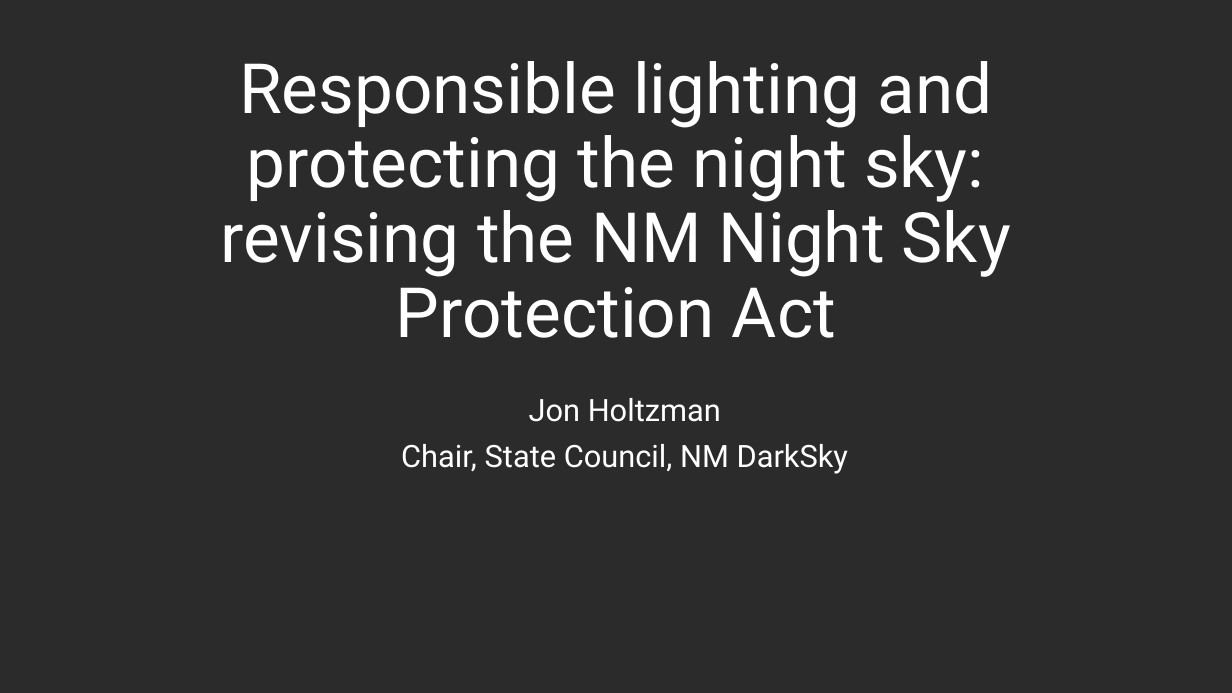
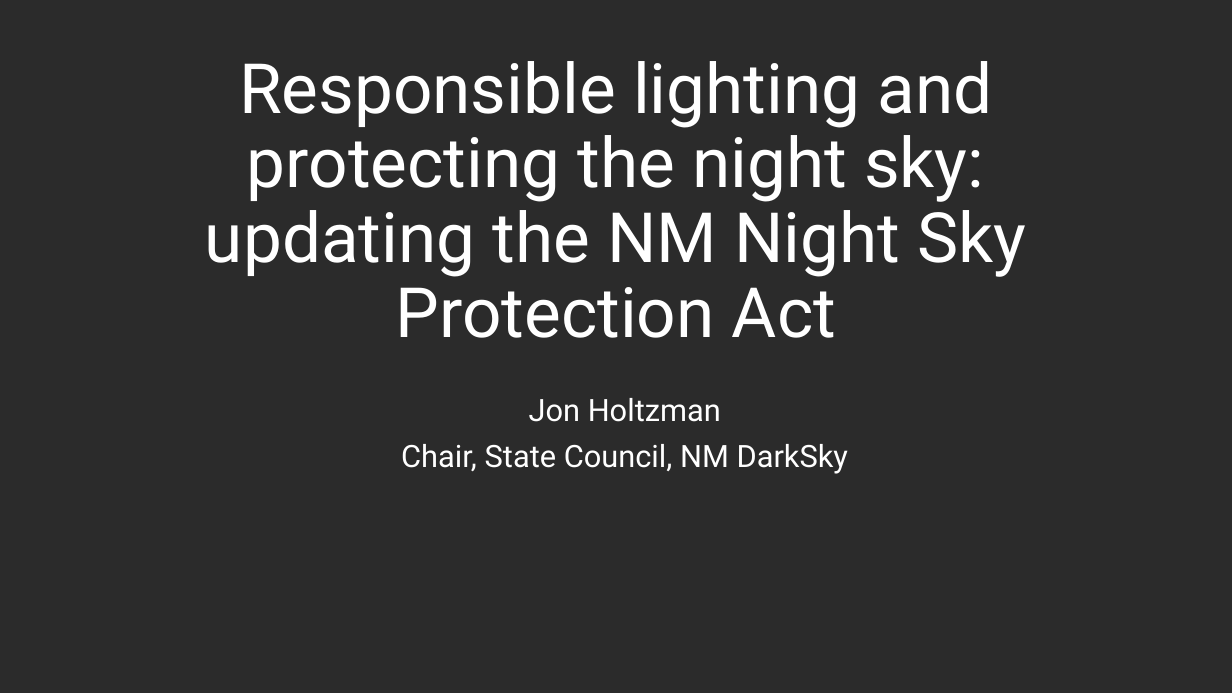
Before and after one commit to nmdarksky/nmdarksky.github.io, a slide deck: slide 1 of presentations/Revising the NSPA.pptx. Drawn at 1232x693 pixels with LibreOffice and Linux fonts; fonts in the diff are those of the drawing; background and template pictures are left out; a plain dark background stands for a picture behind light text. Boxes give left, top, right and bottom in pixels: in the first picture for what was removed or moved away, otherwise in the second. Text is boxed around its words. In the diff, an @@ line names an element or a change of style, - is before the commit and + after.

```diff
--- a/presentations/Revising the NSPA.pptx
+++ b/presentations/Revising the NSPA.pptx
@@ title at (205,61,1026,338): text changed @@
-Responsible lighting and protecting the night sky:
-revising the NM Night Sky Protection Act
+Responsible lighting and protecting the night sky:
+updating the NM Night Sky Protection Act
```
Also in this commit, not shown: 5 other slides changed.
